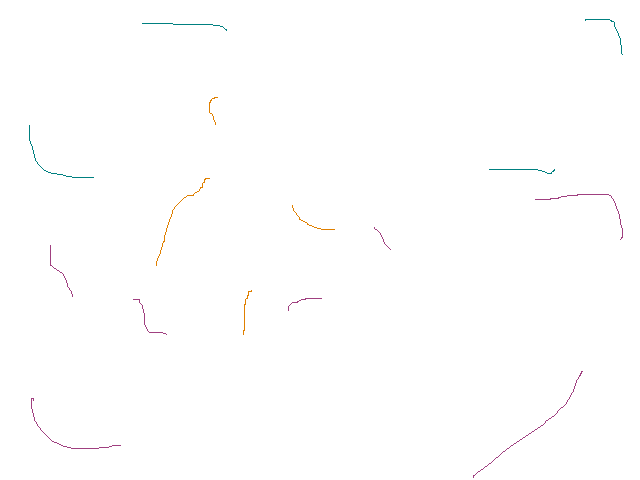
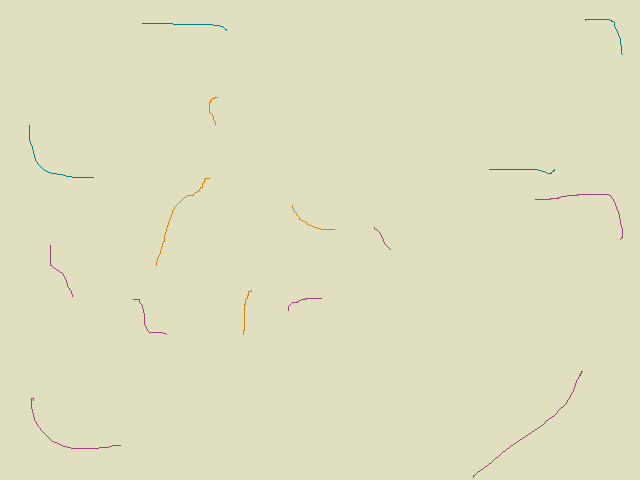
Comparing the layer stacks of the two 640 × 480 images. Changes:
painted on "Background" over [0,0,640,480]
painted on "30_randomLow.png" over [0,0,640,480]
